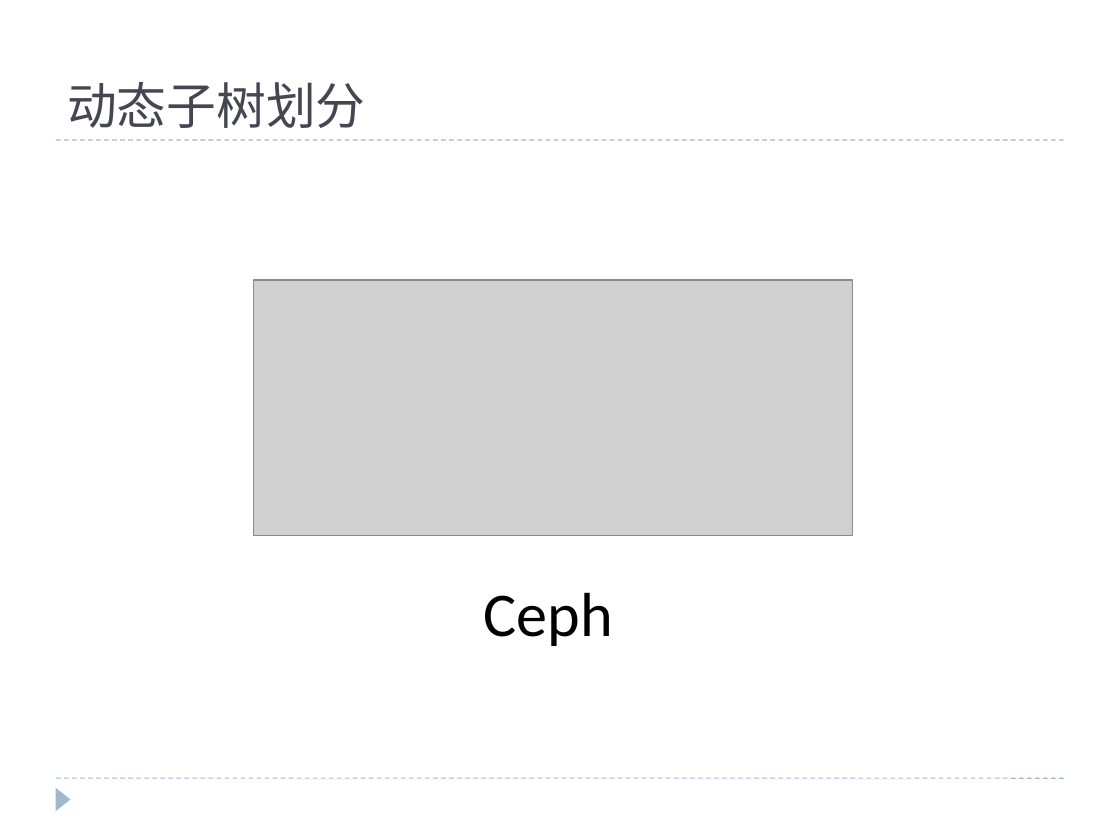
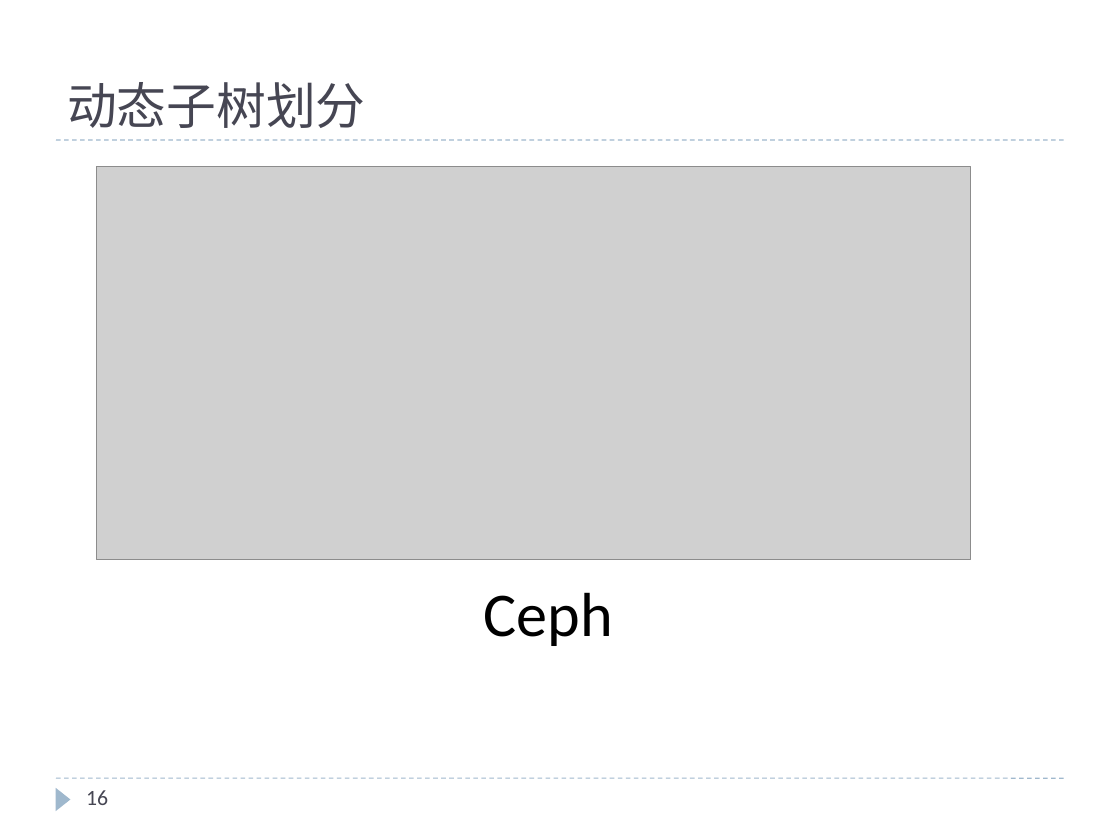
Before and after one commit to cheliequan/idning-paper, a slide deck: slide 16 of draft/MDS集群.pptx (slide 15 before the commit). Drawn at 1120x840 pixels with LibreOffice and Linux fonts; fonts in the diff are those of the drawing; grey boxes stand for pictures. Boxes give left, top, right and bottom in pixels: in the first picture for what was removed or moved away, otherwise in the second. Text is boxed around its words. In the diff, an @@ line names an element or a change of style, - is before the commit and + after.

```diff
--- a/draft/MDS集群.pptx
+++ b/draft/MDS集群.pptx
@@ picture: place and size @@
-picture at [254,280,852,535]
+picture at [96,166,971,560]
@@ page number added at [86,790,108,805], 14 pt, text #464653 @@
+16
```
Also in this commit, not shown: 18 other slides changed, 1 slide added, 2 other files.
